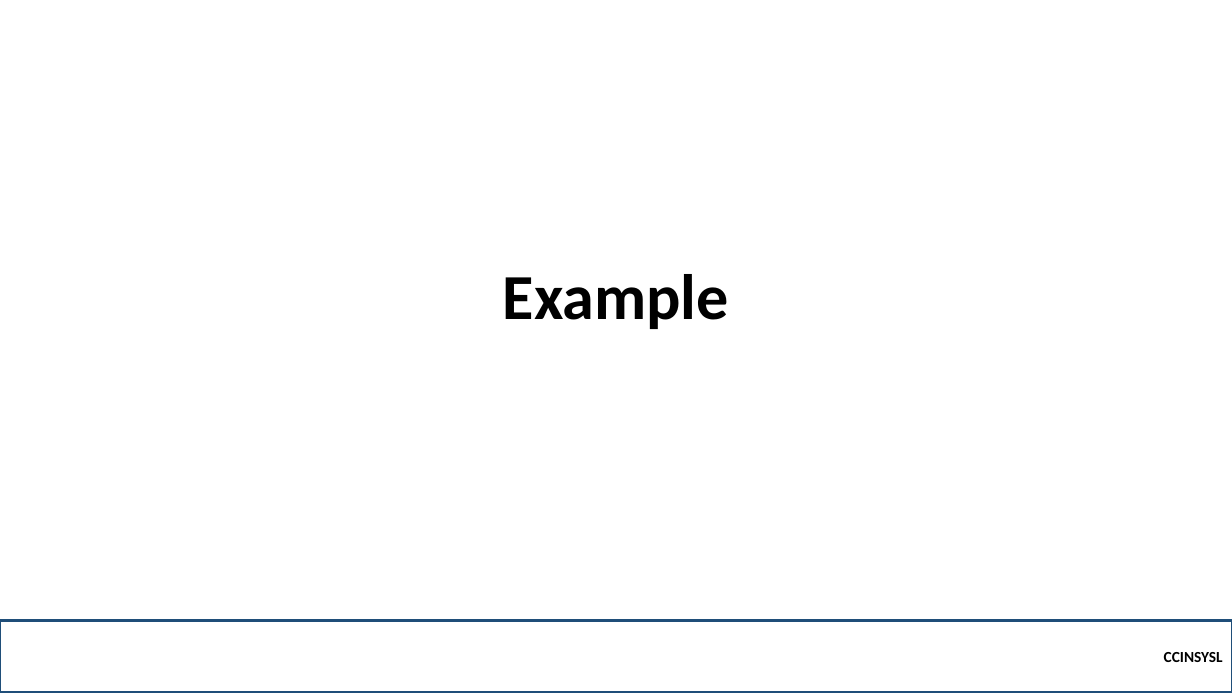
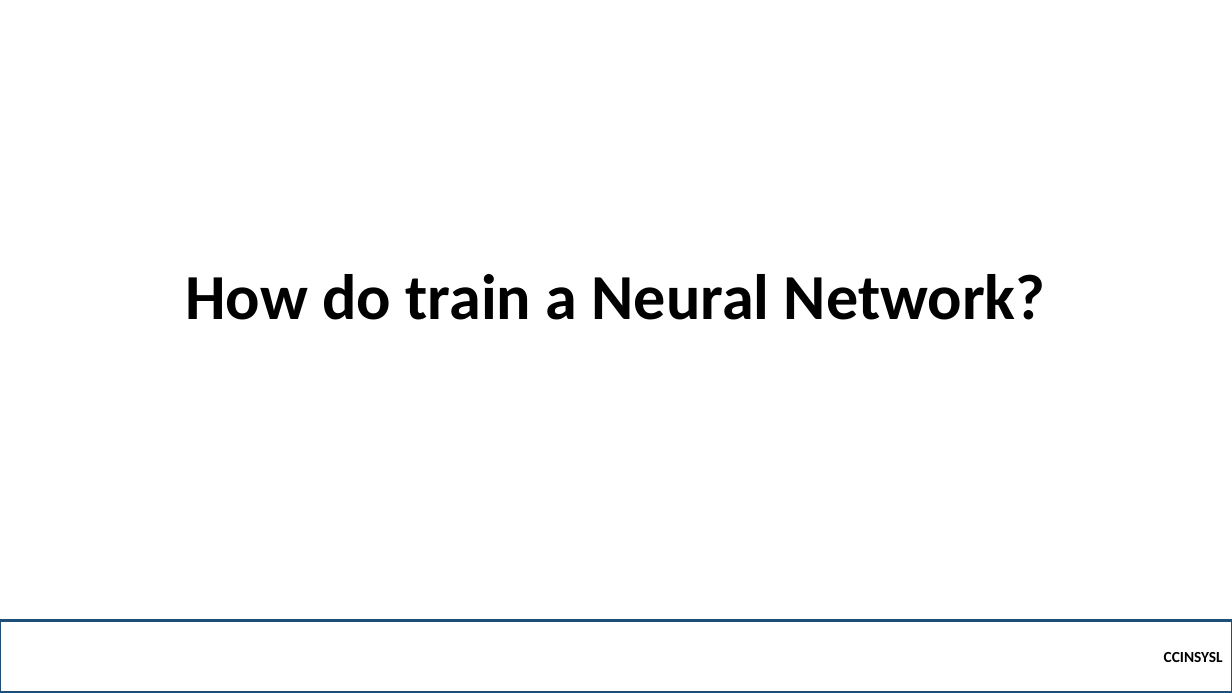
Before and after one commit to robitussin/CCINSYSL, a slide deck: slide 21 of 9 - Neural Networks/Introduction to Neural Networks.pptx. Drawn at 1232x693 pixels with LibreOffice and Linux fonts; fonts in the diff are those of the drawing. Boxes give left, top, right and bottom in pixels: in the first picture for what was removed or moved away, otherwise in the second. Text is boxed around its words. In the diff, an @@ line names an element or a change of style, - is before the commit and + after.

Commit message:
UPDATED SLIDE

```diff
--- a/9 - Neural Networks/Introduction to Neural Networks.pptx
+++ b/9 - Neural Networks/Introduction to Neural Networks.pptx
@@ title at (185, 274, 1045, 320): text changed @@
-Example
+How do train a Neural Network?
```
Also in this commit, not shown: 3 other slides changed, 1 slide added, 1 slide removed, 2 other files.
